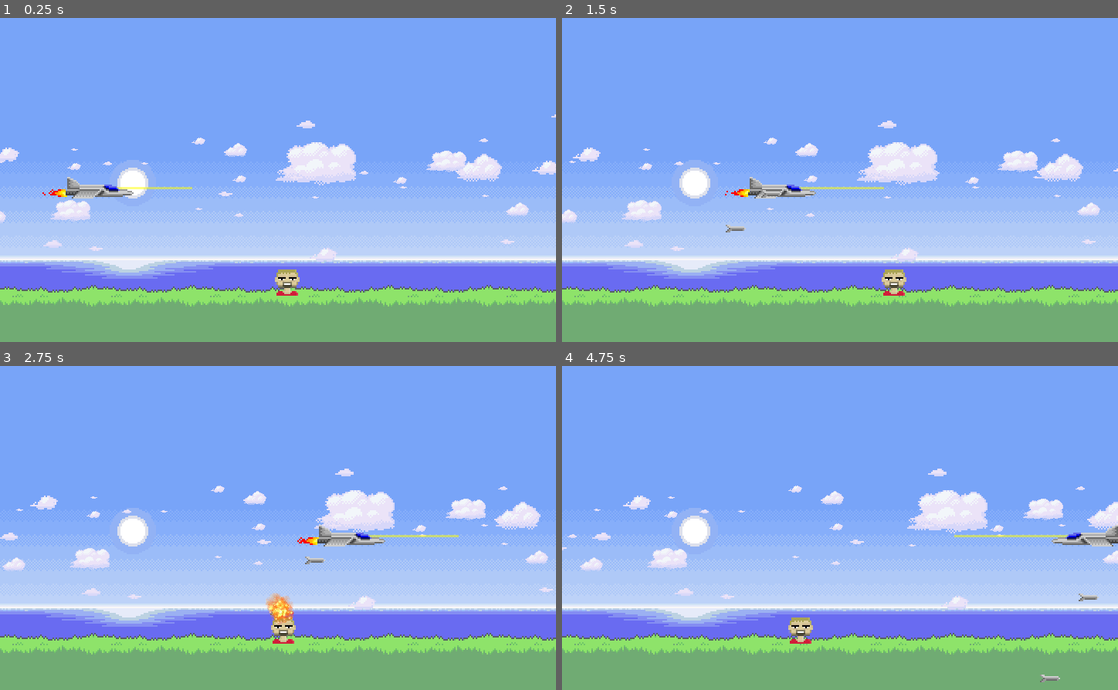
Above: before the commit, frames 1-4 (two rows, left to right).
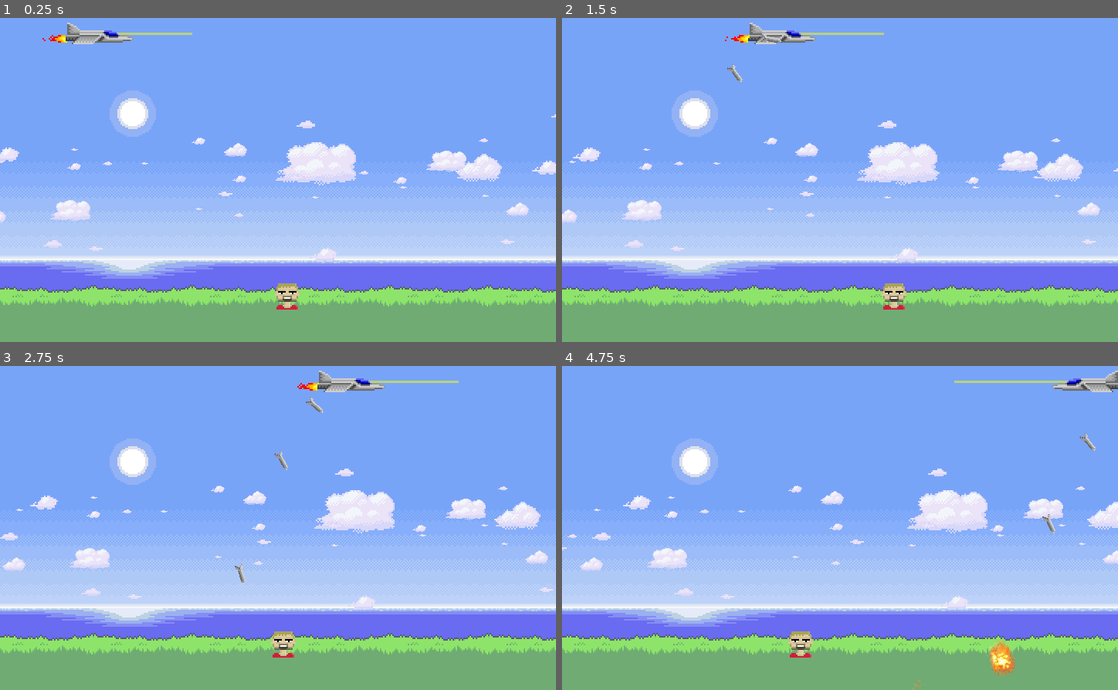
Above: after the commit, the same moments.

Repository: JohnMeadow1/GodotSimulations
Game: Godot game, scene res://main.tscn
Same seed, same stepped clock (60 frames per second), same inputs: the game is played once before the commit and once after it.
Inputs (mouse positions are in pixels of both pictures, inside the frame that each line leads up to):
- Up to frame 1 (0.25 s): no input
- Up to frame 2 (1.5 s): move the mouse to (962, 131) at 0.52 s; hold Space (release_rocket) 0.53-1.28 s; click (962, 131) at 0.67 s; move the mouse to (728, 167) at 1.27 s; tap Space (release_rocket) at 1.35 s; click (728, 167) at 1.42 s
- Up to frame 3 (2.75 s): move the mouse to (333, 411) at 2.02 s; hold Space (release_rocket) from 2.03 s (still down); click (333, 411) at 2.17 s
- Up to frame 4 (4.75 s): move the mouse to (812, 573) at 2.77 s; release Space (release_rocket) at 2.78 s; tap Space (release_rocket) at 2.85, 4.35 s; click (812, 573) at 2.92 s; move the mouse to (1006, 553) at 3.52 s; hold Space (release_rocket) 3.53-4.28 s; click (1006, 553) at 3.67 s; move the mouse to (673, 440) at 4.27 s; click (673, 440) at 4.42 s

The runs differ from the first frame. In frame 1, 3.0% of the frame differs, in the area x 7-54%, y 1-90%; in frame 2, 3.2%; in frame 3, 3.6%; in frame 4, 3.7%, in the area x 19-100%, y 1-100%.

Commit message:
Minnor fixes

Diff:
--- a/final/conservation_of_momentum/main.tscn
+++ b/final/conservation_of_momentum/main.tscn
@@ -113,7 +113,7 @@
 
 [node name="sun" type="Sprite" parent="background_layer" index="1"]
 
-position = Vector2( 172, 294 )
+position = Vector2( 172, 204 )
 scale = Vector2( 2, 2 )
 texture = ExtResource( 2 )
 _sections_unfolded = [ "Transform" ]
@@ -361,7 +361,7 @@
 [node name="plane" type="Node2D" parent="." index="1"]
 
 editor/display_folded = true
-position = Vector2( 100, 300 )
+position = Vector2( 100, 100 )
 script = ExtResource( 9 )
 _sections_unfolded = [ "Transform" ]
 
@@ -409,7 +409,7 @@
 
 [node name="target" type="Node2D" parent="." index="2"]
 
-position = Vector2( 259.28, 421.745 )
+position = Vector2( 260, 440 )
 script = ExtResource( 13 )
 _sections_unfolded = [ "Transform" ]
 
--- a/final/conservation_of_momentum/plane.gd
+++ b/final/conservation_of_momentum/plane.gd
@@ -33,20 +33,14 @@
 	if event.is_action_pressed("release_rocket"):
 		release_rocket()
 
-#	if event is InputEventMouseButton:
-#		print("Mouse Click/Unclick at: ", event.position)
-#	elif event is InputEventMouseMotion:
-#		print("Mouse Motion at: ", event.position)
-
 func release_rocket():
 	if mass > mass_rocket:
 		var new_rocket      = rocket_object.instance()
 		new_rocket.velocity = velocity + shoot_velocity * velocity.normalized()
 		new_rocket.position = position + rocket_spawn_offset
-		new_rocket.scale    = $plane.scale
 
 		mass               -= mass_rocket
-		velocity            = velocity - (mass_rocket / mass) * (shoot_velocity * velocity.normalized())
+		velocity           -= (mass_rocket / mass) * (shoot_velocity * velocity.normalized())
 
 		get_parent().add_child( new_rocket )
 
--- a/final/conservation_of_momentum/rocket.gd
+++ b/final/conservation_of_momentum/rocket.gd
@@ -1,4 +1,4 @@
-extends Sprite
+extends Node2D
 
 var velocity = Vector2( 0.0, 0.0   )
 var gravity  = Vector2( 0.0, 100.0 )
@@ -14,13 +14,16 @@
 func _physics_process(delta):
 	velocity      += gravity  * delta
 	self.position += velocity * delta
+#
+	rotation = atan2( velocity.y, velocity.x )
 
-	if (position - target.position).length() <= 40 and explode_timer == 0:
+	if ((position - target.position).length() <= 40 or position.y >= 460) and explode_timer == 0:
 		$AnimationPlayer.play("explode")
-		$explosion.rotation = true
-		$explosion.visible  = rand_range( 0.0, 360.0 )
+		$explosion.rotation = rand_range( 0.0, 360.0 )
+		$explosion.visible  = true
+		$rocket.visible     = false
 		explode_timer       = 0.8
-		velocity            = velocity.normalized() * 100
+		velocity            = velocity.normalized() * 10
 
 	if explode_timer > 0:
 		explode_timer -= delta
--- a/final/conservation_of_momentum/rocket.tscn
+++ b/final/conservation_of_momentum/rocket.tscn
@@ -1,7 +1,7 @@
 [gd_scene load_steps=5 format=2]
 
-[ext_resource path="res://images/rocket.png" type="Texture" id=1]
-[ext_resource path="res://rocket.gd" type="Script" id=2]
+[ext_resource path="res://rocket.gd" type="Script" id=1]
+[ext_resource path="res://images/rocket.png" type="Texture" id=2]
 [ext_resource path="res://images/explosion.png" type="Texture" id=3]
 
 [sub_resource type="Animation" id=1]
@@ -23,27 +23,27 @@
 "values": [ 0, 1, 2, 3, 4, 5, 6, 7, 8, 9, 10, 11, 12, 13, 14, 15 ]
 }
 
-[node name="rocket" type="Sprite"]
+[node name="rocket" type="Node2D"]
+
+script = ExtResource( 1 )
+_sections_unfolded = [ "Transform" ]
+
+[node name="rocket" type="Sprite" parent="." index="0"]
 
 scale = Vector2( 2, 2 )
-texture = ExtResource( 1 )
-script = ExtResource( 2 )
-_sections_unfolded = [ "Transform" ]
-__meta__ = {
-"_edit_lock_": true
-}
+texture = ExtResource( 2 )
+_sections_unfolded = [ "Offset", "Transform" ]
 
-[node name="explosion" type="Sprite" parent="." index="0"]
+[node name="explosion" type="Sprite" parent="." index="1"]
 
 visible = false
-scale = Vector2( 0.5, 0.5 )
 texture = ExtResource( 3 )
 vframes = 4
 hframes = 4
 frame = 15
 _sections_unfolded = [ "Animation", "Transform", "Visibility" ]
 
-[node name="AnimationPlayer" type="AnimationPlayer" parent="." index="1"]
+[node name="AnimationPlayer" type="AnimationPlayer" parent="." index="2"]
 
 root_node = NodePath("..")
 autoplay = ""
Binary file changed: final/conservation_of_momentum/images/rocket.png
Not shown, changed: final/conservation_of_momentum/images/rocket.png.import
